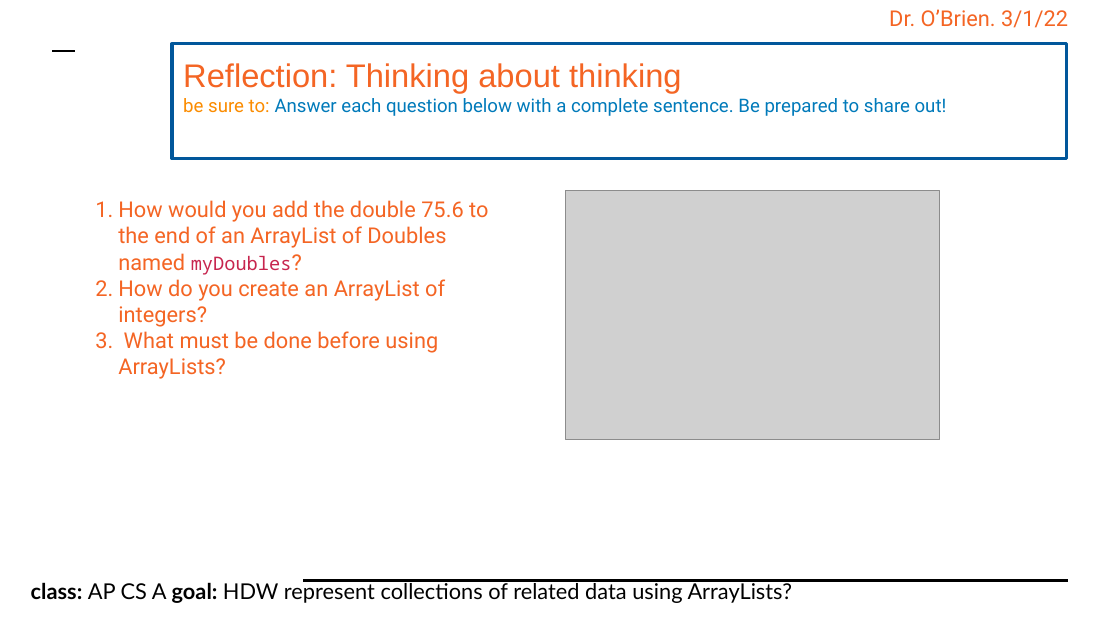
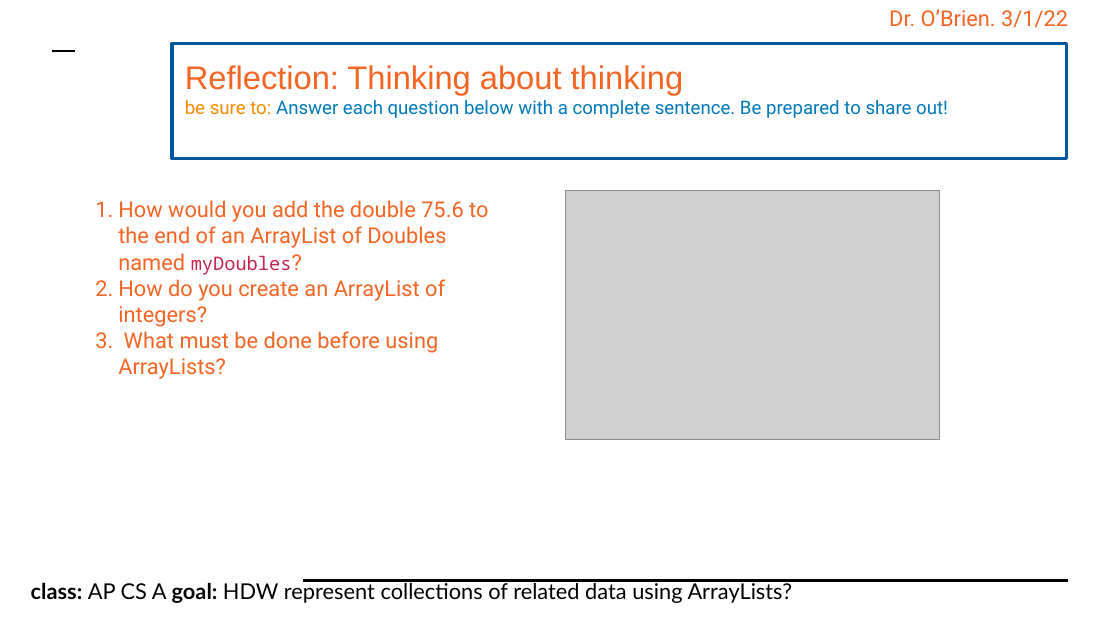
Before and after one commit to cobrien87/work, a slide deck: slide 7 of old/apcsa_4_2.pptx. Drawn at 1120x630 pixels with LibreOffice and Linux fonts; fonts in the diff are those of the drawing; grey boxes stand for pictures; background and template pictures are left out. Boxes give left, top, right and bottom in pixels: in the first picture for what was removed or moved away, otherwise in the second. Text is boxed around its words. In the diff, an @@ line names an element or a change of style, - is before the commit and + after.

```diff
--- a/old/apcsa_4_2.pptx
+++ b/old/apcsa_4_2.pptx
@@ text in rectangle at (183,63,947,116): text removed @@
-Reflection: Thinking about thinking
-be sure to: Answer each question below with a complete sentence. Be prepared to share out!
@@ text added at (185,65,948,118), 12 pt, text #007ABA @@
+Reflection: Thinking about thinking
+be sure to: Answer each question below with a complete sentence. Be prepared to share out!
```
Also in this commit, not shown: 2 other slides changed, 11 other files.
